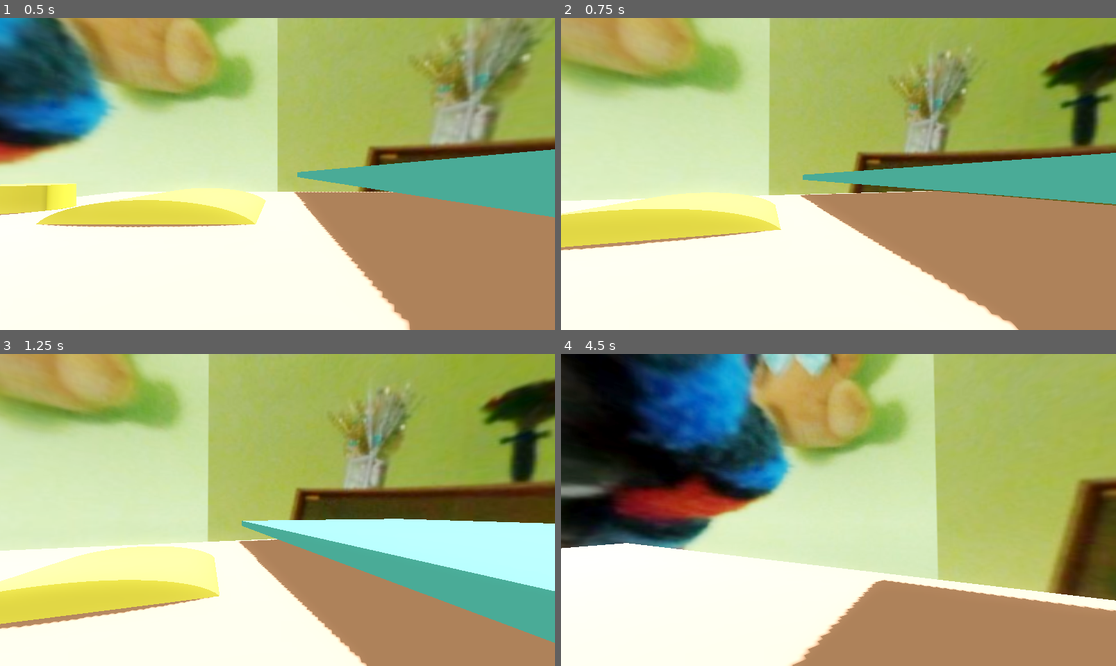
Above: before the commit, frames 1-4 (two rows, left to right).
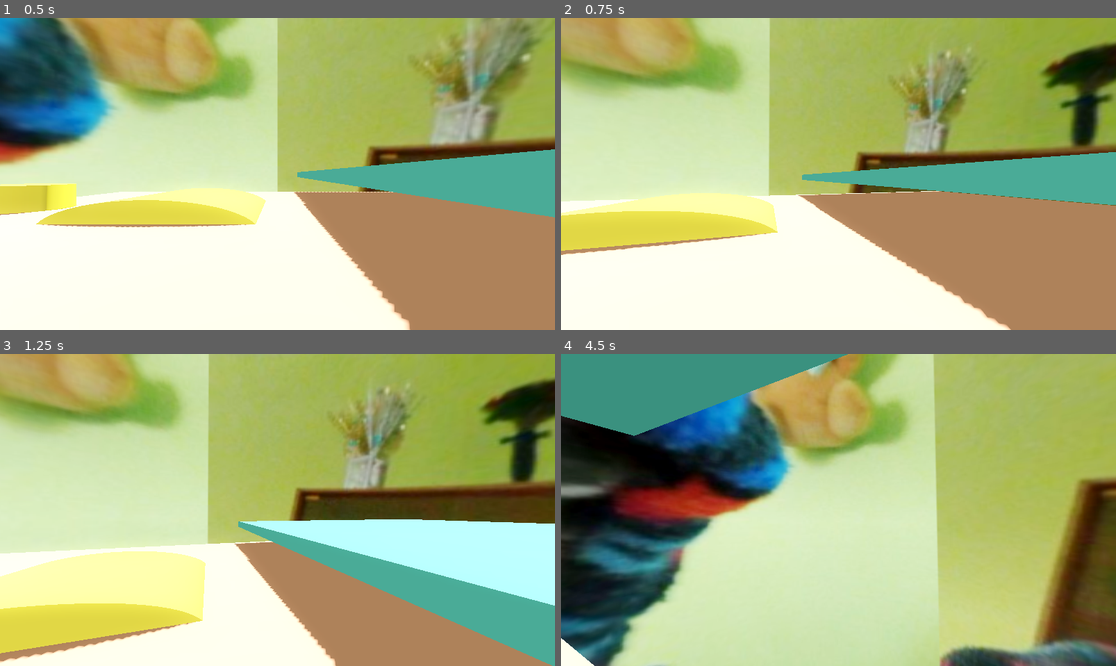
Above: after the commit, the same moments.

Repository: bondo-codeo/third-person-game
Game: Godot game, scene res://world scenes/world.tscn
Same seed, same stepped clock (60 frames per second), same inputs: the game is played once before the commit and once after it.
Inputs (mouse positions are in pixels of both pictures, inside the frame that each line leads up to):
- Up to frame 1 (0.5 s): no input
- Up to frame 2 (0.75 s): tap Enter at 0.5 s; move the mouse to (866, 174) at 0.52 s; hold W (forward) from 0.53 s (still down); hold Ctrl (crouch) from 0.53 s (still down)
- Up to frame 3 (1.25 s): keep holding W (forward); keep holding Ctrl (crouch); tap Space (jump) at 0.77 s; tap Shift (run) at 0.8 s
- Up to frame 4 (4.5 s): keep holding W (forward); move the mouse to (810, 510) at 1.27 s; release Ctrl (crouch) at 1.28 s; tap Shift (run) at 1.35, 3.05 s; tap Space (jump) at 1.52, 3.02, 3.77 s; tap Q (slide) at 1.55, 2.1, 3.8, 4.35 s; move the mouse to (849, 503) at 2.02 s; hold Ctrl (crouch) 2.03-2.78 s; move the mouse to (832, 516) at 2.77 s; tap Ctrl (crouch) at 2.85 s; move the mouse to (877, 513) at 3.52 s; hold Shift (run) 3.53-4.28 s; move the mouse to (794, 506) at 4.27 s

Frame 1 is identical in both runs. In frame 2, 2.1% of the frame differs, in the area x 0-100%, y 42-100%; in frame 3, 13%; in frame 4, 39%, in the area x 0-100%, y 0-100%.

Commit message:
holy shit finally fixed going to idle

Diff:
--- a/playerStateMachine/stateManager.gd
+++ b/playerStateMachine/stateManager.gd
@@ -16,6 +16,7 @@
 	walking()
 	running()
 	crouchCheck()
+	goIdle()
 	sliding(delta)
 
 func changeState(newState):
@@ -24,15 +25,14 @@
 func idle():
 	if Input.is_action_pressed("crouch") and not state == groundStates.sliding:
 		changeState(groundStates.crouching)
-	elif Input.is_action_pressed("forward") and not Input.is_action_pressed("crouch") and not state == groundStates.sliding:
-		changeState(groundStates.walking)
+	elif Input.is_action_pressed("forward") or Input.is_action_pressed("backward") or Input.is_action_pressed("left") or Input.is_action_pressed("right"):
+		if not Input.is_action_pressed("crouch") and not state == groundStates.sliding:
+			changeState(groundStates.walking)
 func walking():
 	if Input.is_action_pressed("crouch") and not state == groundStates.sliding:
 		changeState(groundStates.crouching)
 	elif Input.is_action_pressed("run") and not Input.is_action_pressed("crouch") and not state == groundStates.sliding:
 		changeState(groundStates.running)
-	elif not Input.is_action_pressed("forward") and not state == groundStates.sliding:
-		changeState(groundStates.idle)
 
 func running():
 	if Input.is_action_pressed("crouch") and not state == groundStates.sliding:
@@ -50,3 +50,12 @@
 func crouchCheck():
 	if crouchCast.is_colliding() and not state == groundStates.sliding:
 		changeState(groundStates.crouching)
+func goIdle():
+	if not Input.is_action_pressed("crouch") and not Input.is_action_pressed("forward") and not Input.is_action_pressed("backward") and not Input.is_action_pressed("left") and not Input.is_action_pressed("right") and not state == groundStates.sliding:
+		changeState(groundStates.idle)
+		#if not Input.is_action_pressed("forward"):
+			#if not Input.is_action_pressed("backward"):
+				#if not Input.is_action_pressed("left"):
+					#if not Input.is_action_pressed("right"):
+						#if not state == groundStates.sliding:
+							#changeState(groundStates.idle)
--- a/scripts/player/character.gd
+++ b/scripts/player/character.gd
@@ -51,3 +51,6 @@
 	if stateManager.state == stateManager.groundStates.running:
 		velocity.x = dir.x * normalMovement.runSpeed
 		velocity.z = dir.z * normalMovement.runSpeed
+	if stateManager.state == stateManager.groundStates.crouching:
+		velocity.x = dir.x * normalMovement.crouchSpeed
+		velocity.z = dir.z * normalMovement.crouchSpeed
